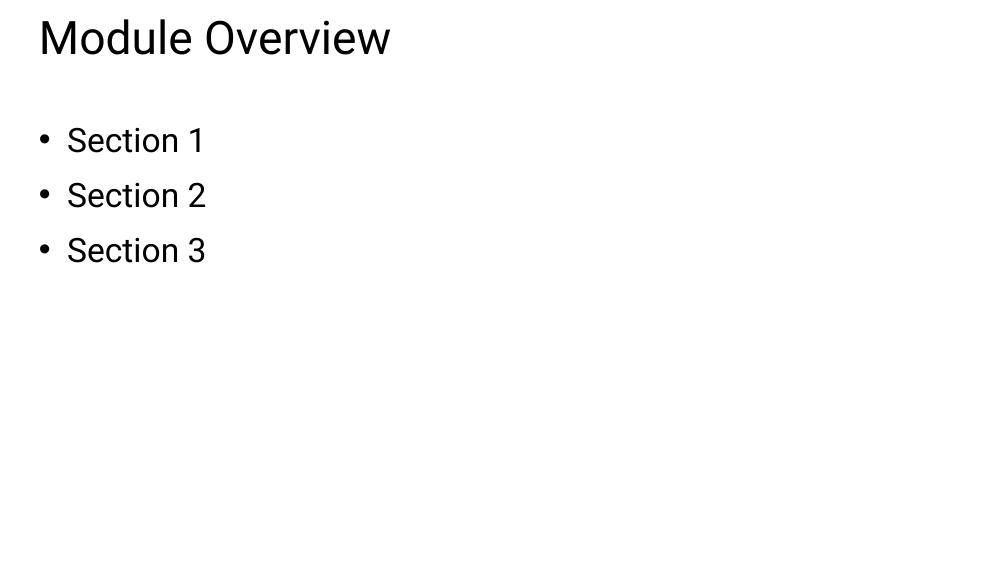
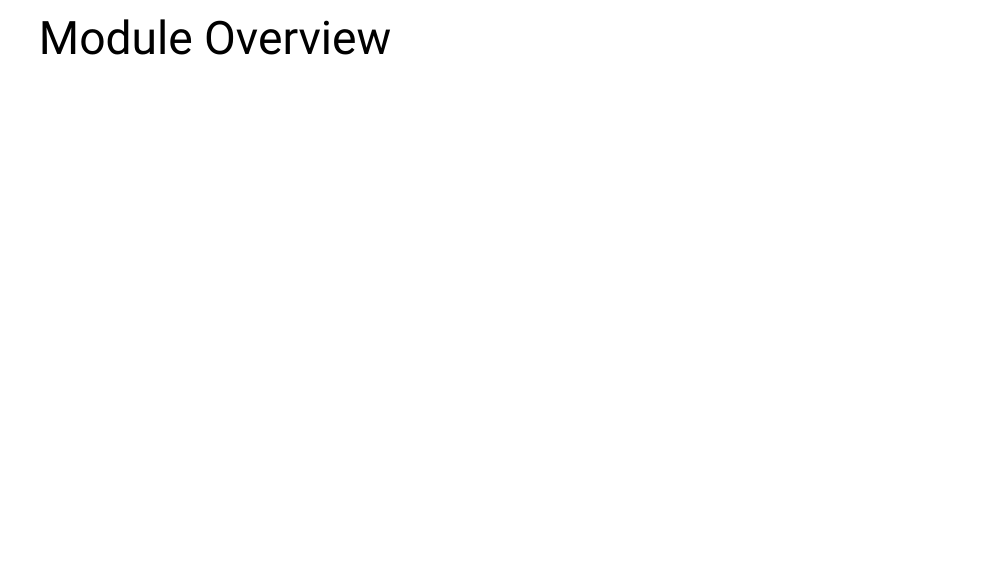
Before and after one commit to CharaD7/FrayedKnot, a slide deck: slide 4 of Slides/M5 Client.pptx. Drawn at 1008x567 pixels with LibreOffice and Linux fonts; fonts in the diff are those of the drawing. Boxes give left, top, right and bottom in pixels: in the first picture for what was removed or moved away, otherwise in the second. Text is boxed around its words. In the diff, an @@ line names an element or a change of style, - is before the commit and + after.

Commit message:
M4 and M5 slide updates

```diff
--- a/Slides/M5 Client.pptx
+++ b/Slides/M5 Client.pptx
@@ text removed at (67, 127, 207, 263) @@
-• Section 1
-• Section 2
-• Section 3
```
Also in this commit, not shown: 1 slide added, 3 slides removed, 1 other file.
